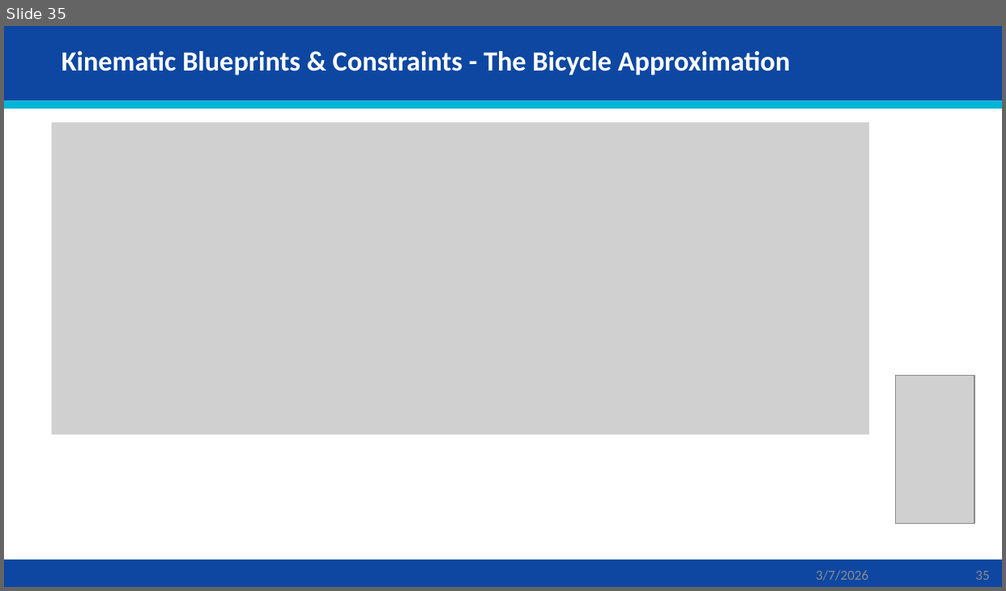
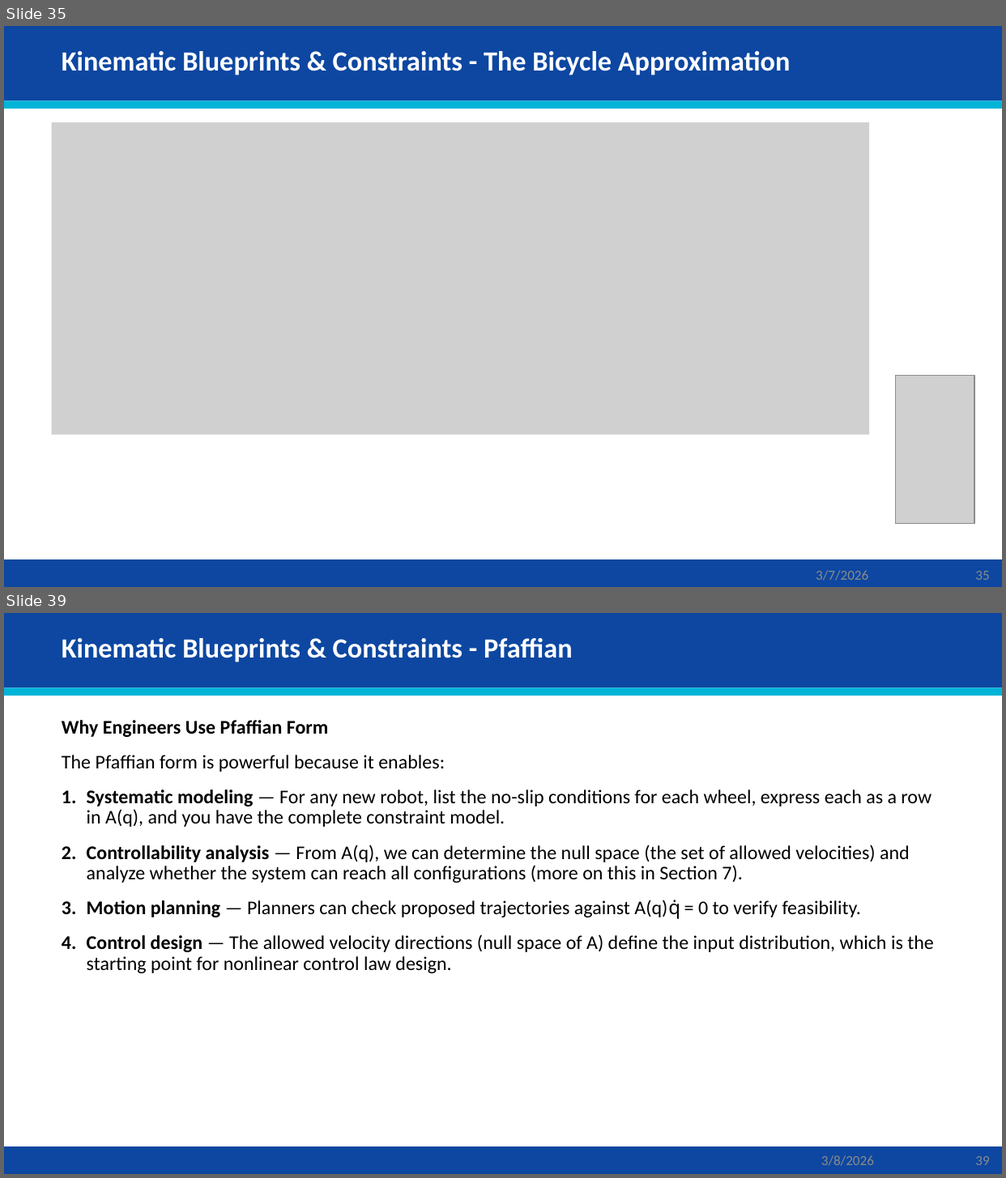
Before and after one commit to AbbadiAhmad/mobile_robots_course, a slide deck: Slides/Mod03/Mod03.pptx. Shown one above the other, each under a label of ours: slide 35 before the commit, slides 35 and 39 after it; the slides between them are not shown. The pictures are 1006x591 and 1006x1178 pixels, drawn with LibreOffice and Linux fonts; fonts in the diff are those of the drawing; grey boxes stand for pictures. Boxes give left, top, right and bottom in pixels: in the first picture for what was removed or moved away, otherwise in the second. Text is boxed around its words. In the diff, an @@ line names an element or a change of style, - is before the commit and + after.

```diff
--- a/Slides/Mod03/Mod03.pptx
+++ b/Slides/Mod03/Mod03.pptx
@@ slide 39 added at [4, 613, 1002, 1174], background #FFFFFF; not listed: 3 template elements that a slide beside it also shows @@
@@ title added at [62, 638, 573, 662], 20 pt, text #FFFFFF, bold @@
+Kinematic Blueprints & Constraints - Pfaffian
@@ text added at [62, 720, 934, 973], 14 pt, text #000000 @@
+Why Engineers Use Pfaffian Form
+The Pfaffian form is powerful because it enables:
+1. Systematic modeling — For any new robot, list the no-slip conditions for each wheel, express each as a row in A(q), and you have the complete constraint model.
+2. Controllability analysis — From A(q), we can determine the null space (the set of allowed velocities) and analyze whether the system can reach all configurations (more on this in Section 7).
+3. Motion planning — Planners can check proposed trajectories against A(q)q̇ = 0 to verify feasibility.
+4. Control design — The allowed velocity directions (null space of A) define the input distribution, which is the starting point for nonlinear control law design.
@@ text added at [821, 1156, 874, 1166], 10 pt, text #8C8C8C @@
+3/8/2026
@@ page number added at [975, 1157, 989, 1165], 10 pt, text #8C8C8C @@
+39
```
Also in this commit, not shown: 3 slides changed, 20 other slides added.
